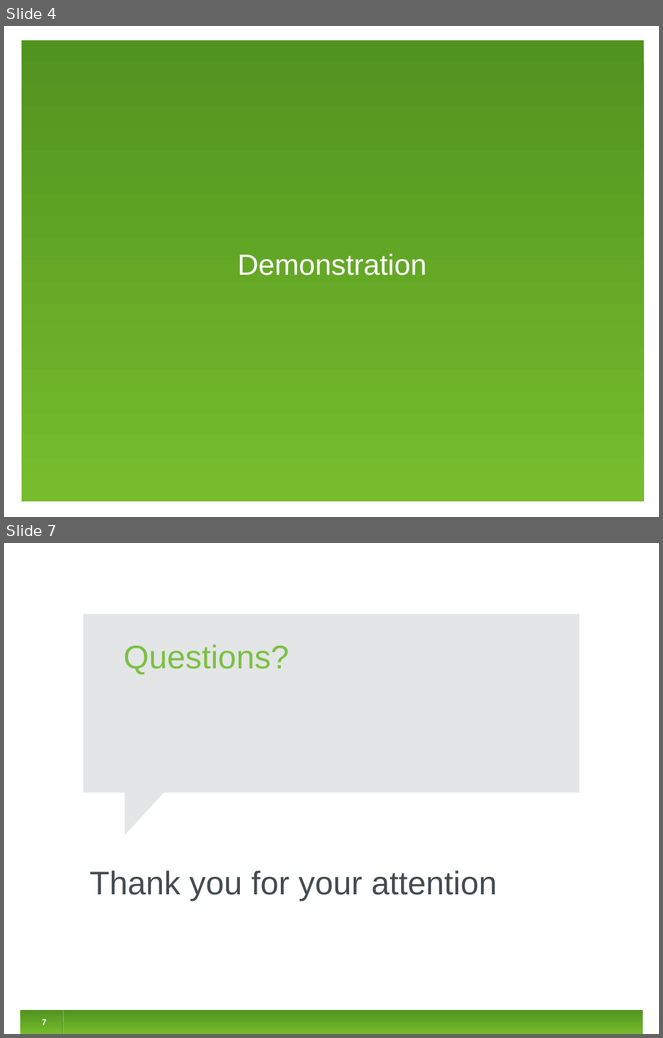
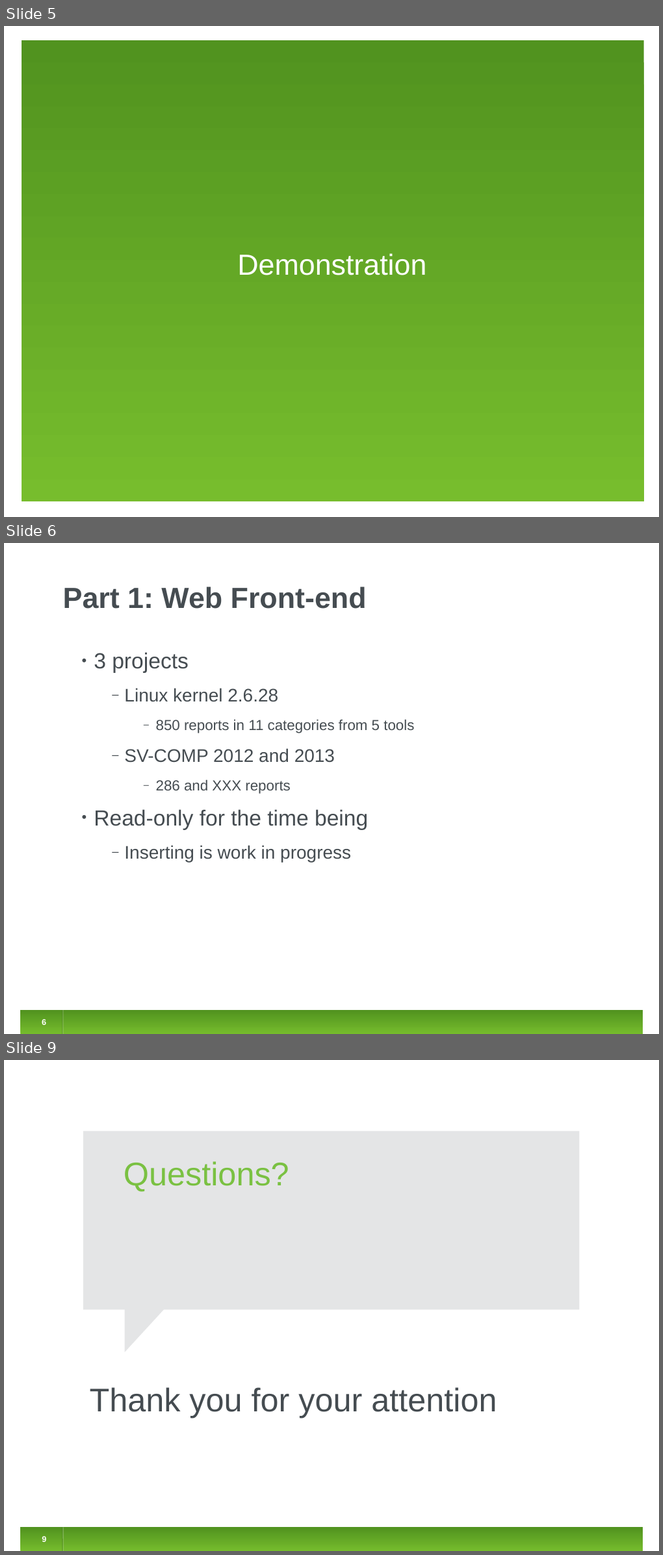
Before and after one commit to jirislaby/writings, a slide deck: presentations/clabure_rome/clabure.odp. Shown one above the other, each under a label of ours: slides 4 and 7 before the commit, slides 5, 6 and 9 after it; the slides between them are not shown. The pictures are 663x1038 and 663x1555 pixels, drawn with LibreOffice and Linux fonts; fonts in the diff are those of the drawing. Boxes give left, top, right and bottom in pixels: in the first picture for what was removed or moved away, otherwise in the second. Text is boxed around its words. In the diff, an @@ line names an element or a change of style, - is before the commit and + after.

```diff
--- a/presentations/clabure_rome/clabure.odp
+++ b/presentations/clabure_rome/clabure.odp
@@ slide 6 added at [4, 543, 659, 1034], background #FFFFFF; not listed: 1 template element that a slide beside it also shows @@
@@ title added at [63, 587, 367, 609], 32 pt, text #454C51, bold @@
+Part 1: Web Front-end
@@ text added at [94, 652, 414, 862], 20 pt, text #454C51 @@
+• 3 projects
+  ‒ Linux kernel 2.6.28
+    ‒ 850 reports in 11 categories from 5 tools
+  ‒ SV-COMP 2012 and 2013
+    ‒ 286 and XXX reports
+• Read-only for the time being
+  ‒ Inserting is work in progress
@@ page number added at [42, 1019, 46, 1027], 9 pt, text #FFFFFF, bold @@
+6
@@ line added from (62, 1011) to (62, 1034), #3F7418 0.74 pt @@
@@ line added from (63, 1011) to (63, 1034), #FFFFFF 0.74 pt @@
@@ what was slide 4 is now slide 5 @@
@@ what was slide 7 is now slide 9 @@
@@ page number at [42, 1536, 46, 1542]: text changed @@
-7
+9
```
Also in this commit, not shown: 2 slides changed, 3 other slides added, 2 slides removed.
